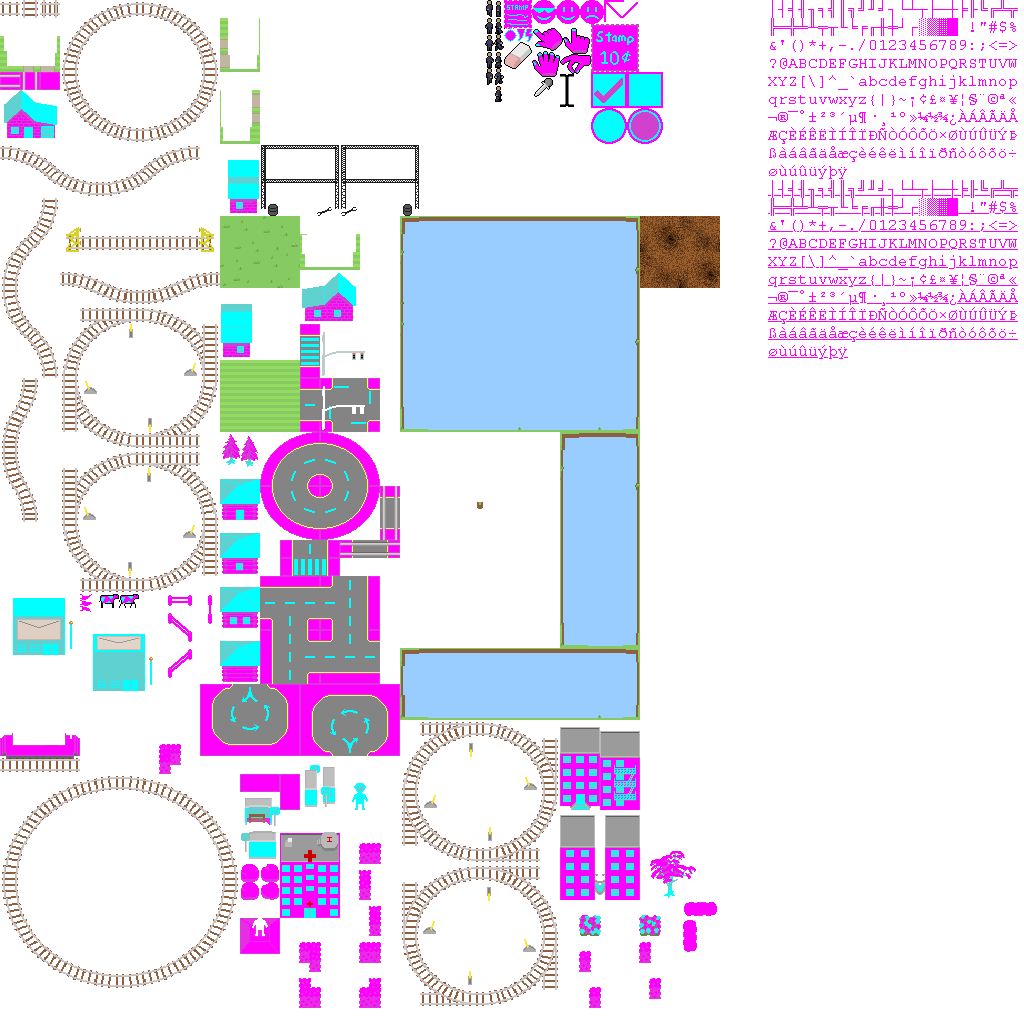
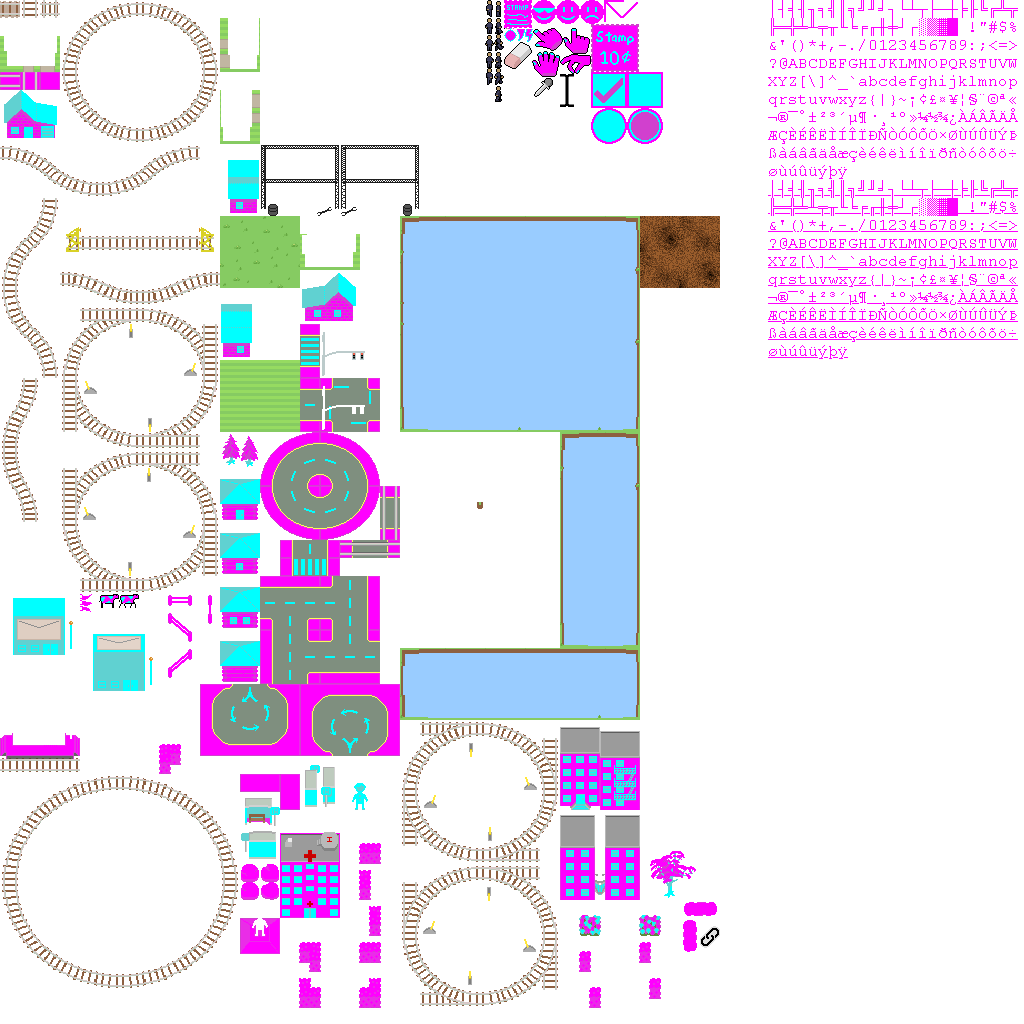
Layer changes from the first 1024 × 1024 image to the second:
painted on "base.png copy" over bbox(0, 0, 720, 1005)
